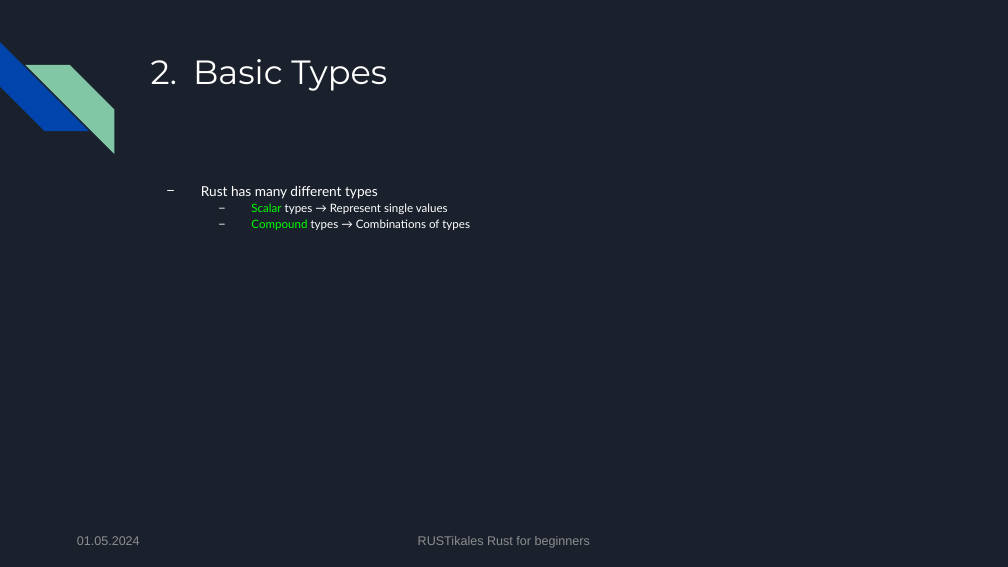
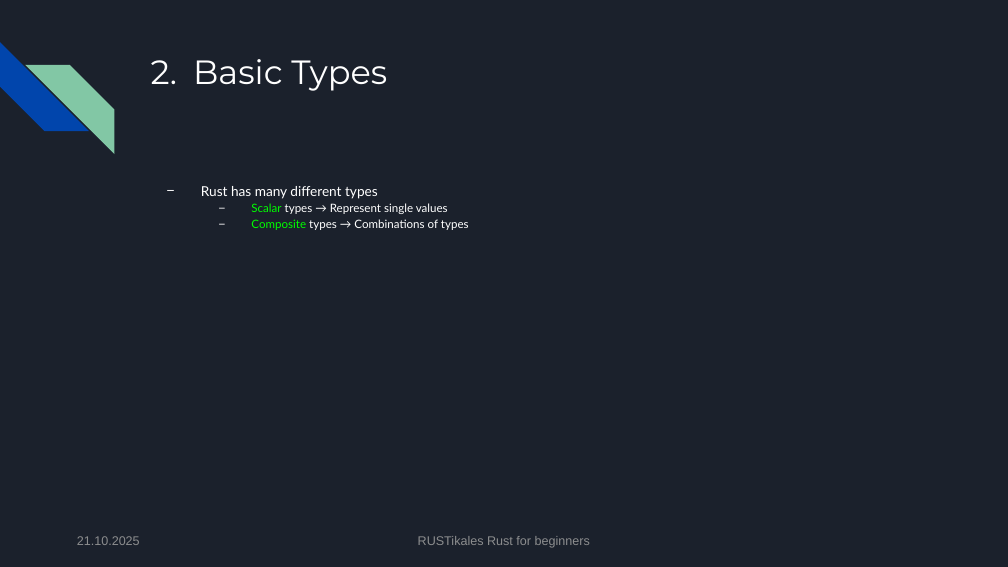
Before and after one commit to pfhaupt/progkurs, a slide deck: slide 29 of rust-beginner/02 - Variables/02 - original.pptx. Drawn at 1008x567 pixels with LibreOffice and Linux fonts; fonts in the diff are those of the drawing. Boxes give left, top, right and bottom in pixels: in the first picture for what was removed or moved away, otherwise in the second. Text is boxed around its words. In the diff, an @@ line names an element or a change of style, - is before the commit and + after.

Commit message:
[R-B-02] Update slides
- Compound type -> Composite type
- Also mention `enum`s
- Add a small star to emphasize that the `let`-rule is simplified

```diff
--- a/rust-beginner/02 - Variables/02 - original.pptx
+++ b/rust-beginner/02 - Variables/02 - original.pptx
@@ text at <box>251,219,469,230</box>: text changed @@
-  − Compound types → Combinations of types
+  − Composite types → Combinations of types
@@ text at <box>77,536,140,545</box>: text changed @@
-01.05.2024
+21.10.2025
```
Also in this commit, not shown: 91 other slides changed, 1 other file.
